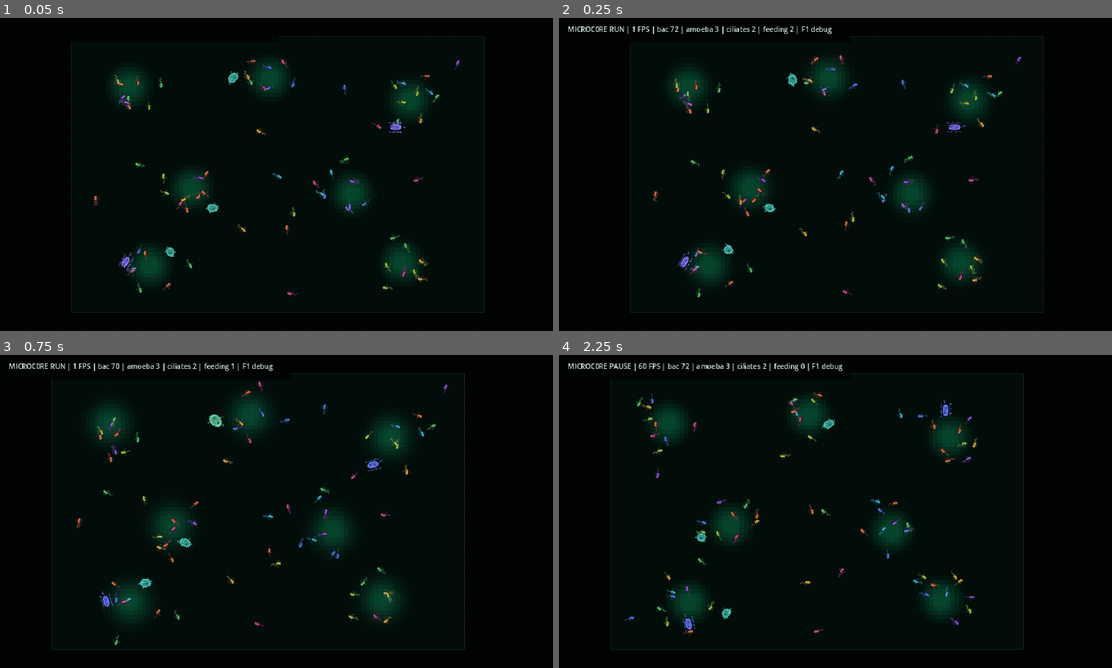
Above: before the commit, frames 1-4 (two rows, left to right).
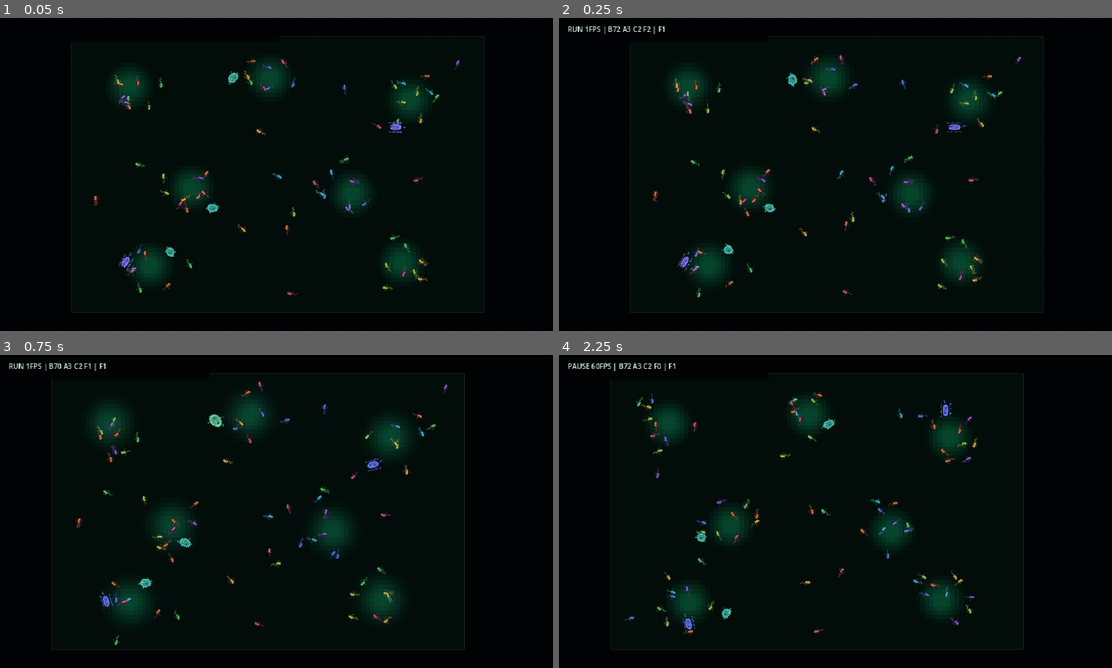
Above: after the commit, the same moments.

Repository: Rzbck/MicroC0re
Game: Godot game, scene res://src/app/main.tscn
The game is run twice, just before and just after one commit, with the same random seed, the same clock (stepped at 60 frames per second) and the same inputs.
Inputs (mouse positions are in pixels of both pictures, inside the frame that each line leads up to):
- Up to frame 1 (0.05 s): no input
- Up to frame 2 (0.25 s): no input
- Up to frame 3 (0.75 s): tap Enter at 0.5 s; move the mouse to (398, 495) at 0.52 s; hold D from 0.53 s (still down); tap F at 0.6 s; click (398, 495) at 0.67 s
- Up to frame 4 (2.25 s): tap Space at 0.77 s; release D at 1.25 s; drag from (724, 527) to (807, 574) at 1.27 s; move the mouse to (890, 442) at 2.02 s; hold D from 2.03 s (still down); tap N at 2.1 s

Frame 1 is identical in both runs. In frame 2, 0.5% of the frame differs, in the area x 1-50%, y 2-6%; in frame 3, 0.5%; in frame 4, 0.6%, in the area x 1-52%, y 2-6%.

Commit message:
ui: shrink default HUD to a minimal status strip

Diff:
--- a/src/app/pixel_microscope.gd
+++ b/src/app/pixel_microscope.gd
@@ -513,10 +513,10 @@
 	var state_text: String = "PAUSE" if paused else "RUN"
 
 	if not hud_debug_expanded:
-		hud_panel.size = Vector2(330.0, 22.0)
-		hud_label.size = Vector2(320.0, 18.0)
+		hud_panel.size = Vector2(235.0, 22.0)
+		hud_label.size = Vector2(225.0, 18.0)
 		hud_label.text = (
-			"MICROC0RE %s | %d FPS | bac %d | amoeba %d | ciliates %d | feeding %d | F1 debug"
+			"%s %dFPS | B%d A%d C%d F%d | F1"
 			% [
 				state_text,
 				Engine.get_frames_per_second(),
